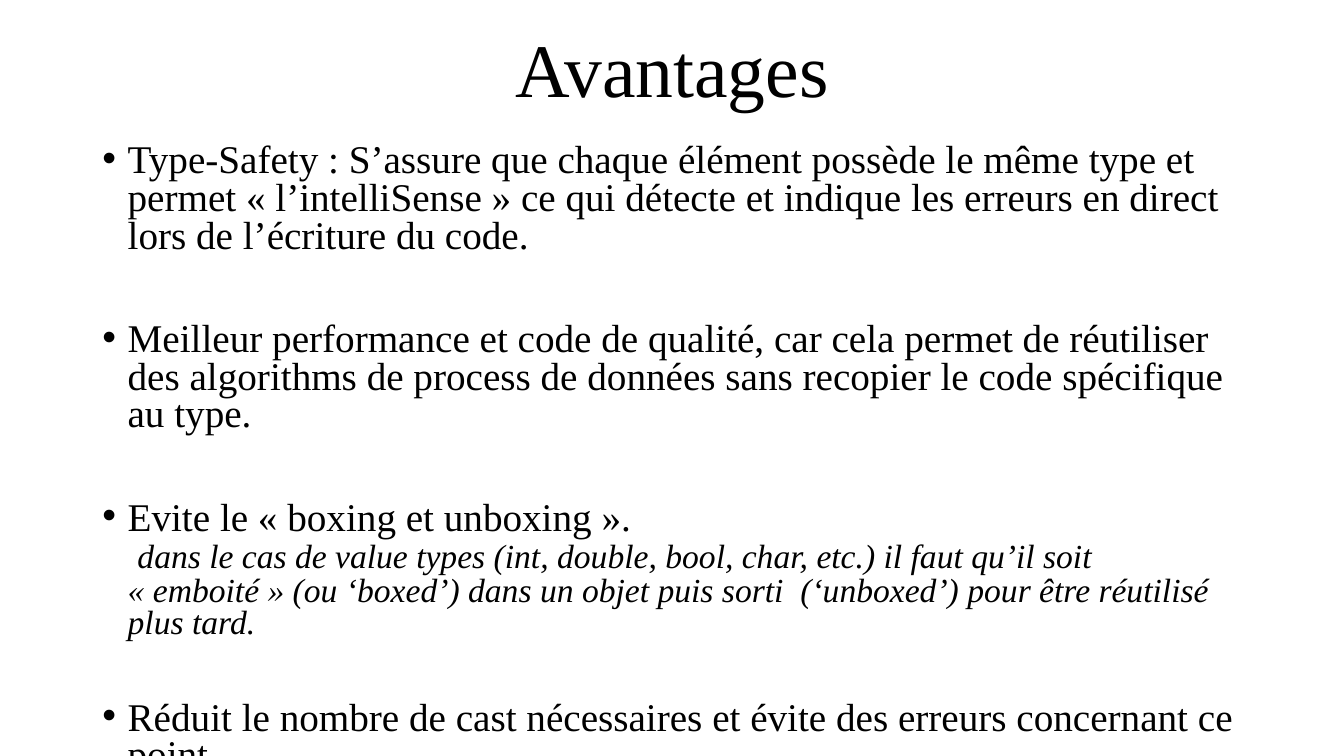
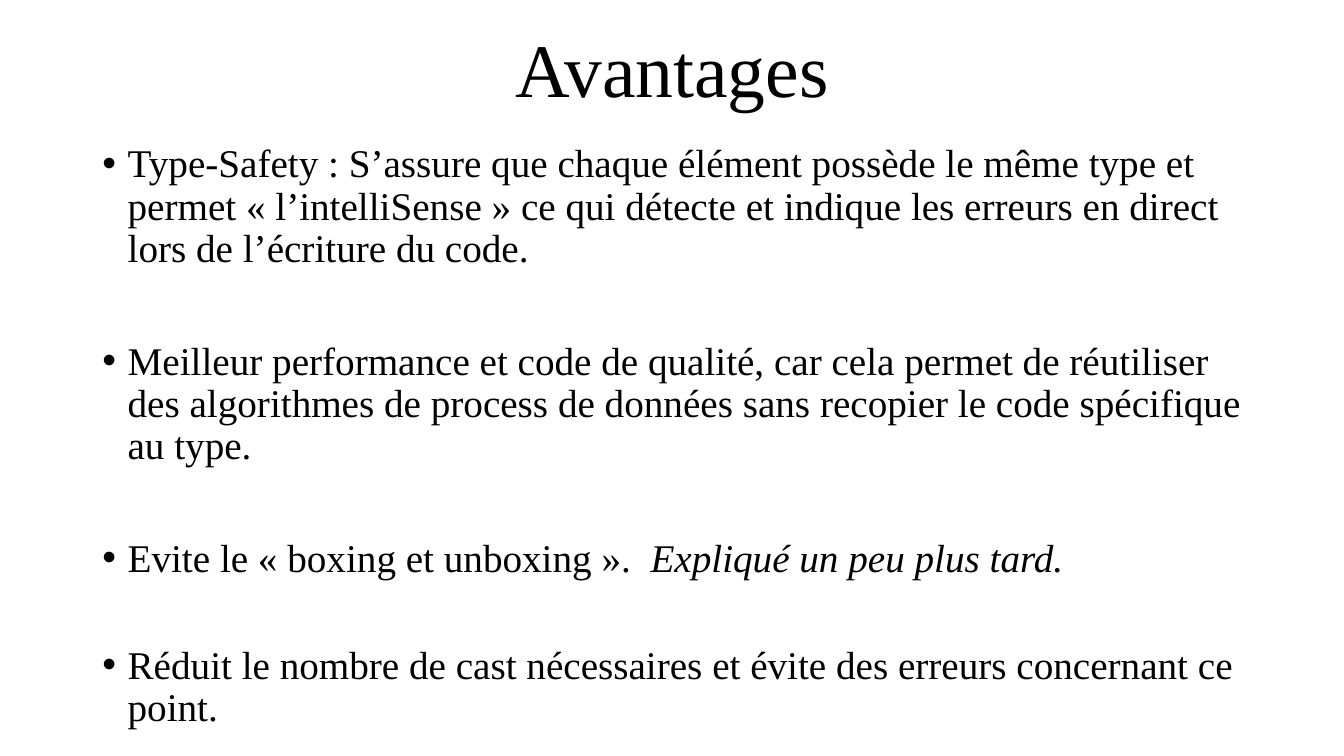
Before and after one commit to LucasDenele/CSharp2018-2019, a slide deck: slide 3 of ClasseC#.pptx. Drawn at 1344x756 pixels with LibreOffice and Linux fonts; fonts in the diff are those of the drawing. Boxes give left, top, right and bottom in pixels: in the first picture for what was removed or moved away, otherwise in the second. Text is boxed around its words. In the diff, an @@ line names an element or a change of style, - is before the commit and + after.

```diff
--- a/ClasseC#.pptx
+++ b/ClasseC#.pptx
@@ text at [128,149,1233,729]: line spacing 0.8 to 0.9 @@
@@ text at [128,347,1241,580]: text changed @@
-• Meilleur performance et code de qualité, car cela permet de réutiliser des algorithms de process de données sans recopier le code spécifique au type.
-• Evite le « boxing et unboxing ».
-  dans le cas de value types (int, double, bool, char, etc.) il faut qu’il soit « emboité » (ou ‘boxed’) dans un objet puis sorti (‘unboxed’) pour être réutilisé plus tard.
+• Meilleur performance et code de qualité, car cela permet de réutiliser des algorithmes de process de données sans recopier le code spécifique au type.
+• Evite le « boxing et unboxing ». Expliqué un peu plus tard.
```
Also in this commit, not shown: 1 other slide changed, 5 slides added.
